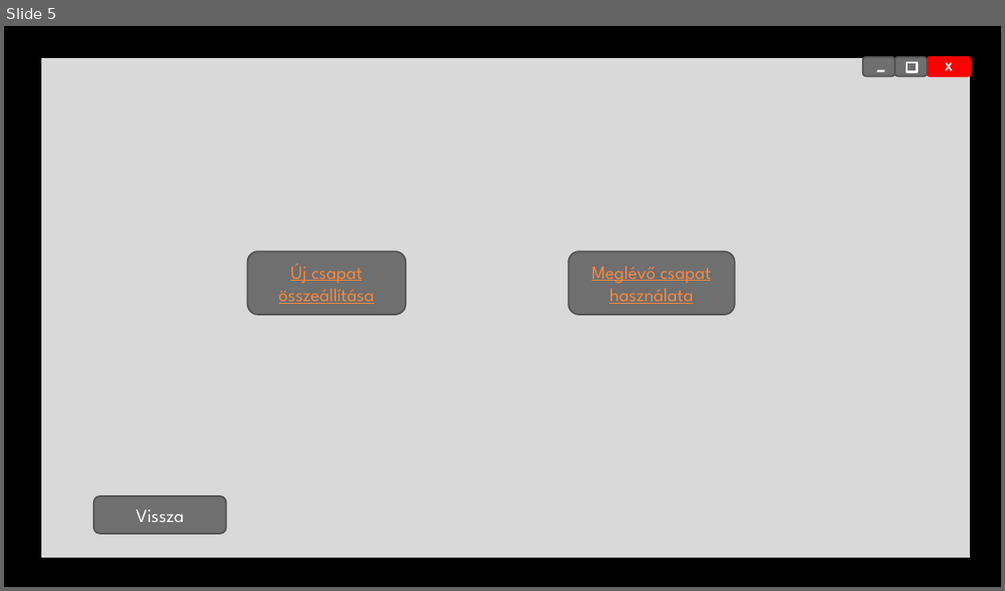
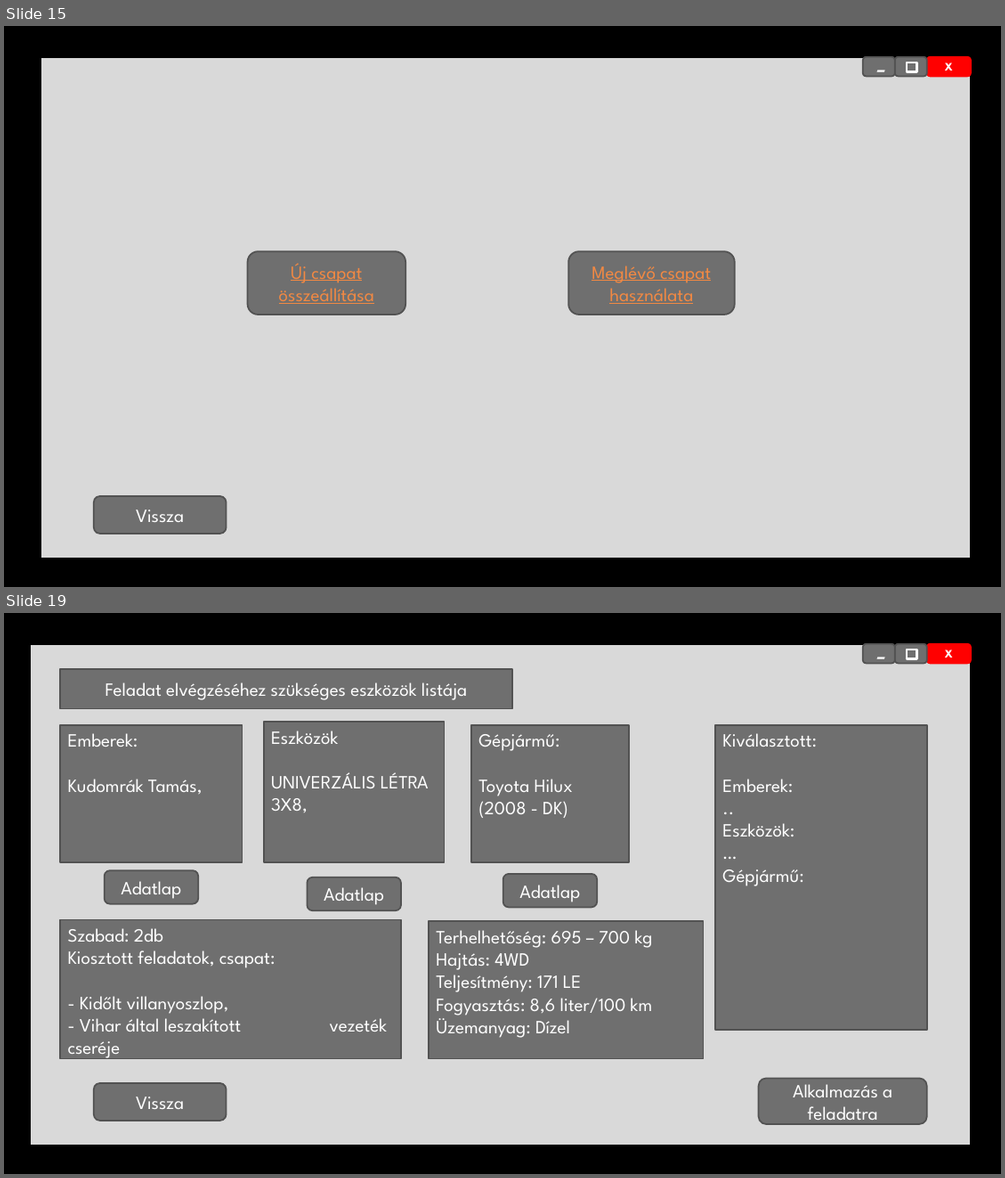
Before and after one commit to B34B77/Szakdolgozat, a slide deck: Dokumentumok/Képernyő tervek.pptx. Shown one above the other, each under a label of ours: slide 5 before the commit, slides 15 and 19 after it; the slides between them are not shown. The pictures are 1005x591 and 1005x1178 pixels, drawn with LibreOffice and Linux fonts; fonts in the diff are those of the drawing; background and template pictures are left out. Boxes give left, top, right and bottom in pixels: in the first picture for what was removed or moved away, otherwise in the second. Text is boxed around its words. In the diff, an @@ line names an element or a change of style, - is before the commit and + after.

```diff
--- a/Dokumentumok/Képernyő tervek.pptx
+++ b/Dokumentumok/Képernyő tervek.pptx
@@ slide 19 added at bbox=[4, 613, 1001, 1174], background picture (left out) @@
@@ rectangle added at bbox=[30, 643, 971, 1144], fill #D9D9D9, outline #000000 1.5 pt @@
@@ rounded rectangle added at bbox=[863, 643, 896, 663], fill #6F6F6F, outline #525252 1.5 pt, 28 pt, text #FFFFFF, italic @@
+-
@@ rounded rectangle added at bbox=[895, 643, 927, 663], fill #6F6F6F, outline #525252 1.5 pt @@
@@ rectangle added at bbox=[906, 649, 917, 659], fill #6F6F6F, outline #FFFFFF 2.25 pt @@
@@ rounded rectangle added at bbox=[927, 643, 971, 663], fill #FF0000, outline #FF0000 1.5 pt, 11 pt, text #FFFFFF, bold @@
+X
@@ rectangle added at bbox=[60, 669, 512, 709], fill #6F6F6F, outline #525252 1.5 pt, 18 pt, text #FFFFFF @@
+Feladat elvégzéséhez szükséges eszközök listája
@@ rectangle added at bbox=[60, 725, 242, 862], fill #6F6F6F, outline #525252 1.5 pt, 18 pt, text #FFFFFF @@
+Emberek:
+Kudomrák Tamás,
@@ rectangle added at bbox=[264, 722, 444, 862], fill #6F6F6F, outline #525252 1.5 pt, 18 pt, text #FFFFFF @@
+Eszközök
+UNIVERZÁLIS LÉTRA 3X8,
@@ rectangle added at bbox=[471, 725, 629, 862], fill #6F6F6F, outline #525252 1.5 pt, 18 pt, text #FFFFFF @@
+Gépjármű:
+Toyota Hilux (2008 - DK)
@@ rectangle added at bbox=[715, 725, 927, 1030], fill #6F6F6F, outline #525252 1.5 pt, 18 pt, text #FFFFFF @@
+Kiválasztott:
+Emberek:
+..
+Eszközök:
+…
+Gépjármű:
@@ rounded rectangle added at bbox=[105, 870, 198, 904], fill #6F6F6F, outline #525252 1.5 pt, 18 pt, text #FFFFFF @@
+Adatlap
@@ rounded rectangle added at bbox=[307, 877, 401, 910], fill #6F6F6F, outline #525252 1.5 pt, 18 pt, text #FFFFFF @@
+Adatlap
@@ rounded rectangle added at bbox=[502, 874, 597, 908], fill #6F6F6F, outline #525252 1.5 pt, 18 pt, text #FFFFFF @@
+Adatlap
@@ rectangle added at bbox=[60, 919, 401, 1059], fill #6F6F6F, outline #525252 1.5 pt, 18 pt, text #FFFFFF @@
+Szabad: 2db
+Kiosztott feladatok, csapat:
+- Kidőlt villanyoszlop,
+- Vihar által leszakított vezeték cseréje
@@ rectangle added at bbox=[429, 921, 704, 1059], fill #6F6F6F, outline #525252 1.5 pt, 18 pt, text #FFFFFF @@
+Terhelhetőség: 695 – 700 kg
+Hajtás: 4WD
+Teljesítmény: 171 LE
+Fogyasztás: 8,6 liter/100 km
+Üzemanyag: Dízel
@@ rounded rectangle added at bbox=[94, 1083, 226, 1121], fill #6F6F6F, outline #525252 1.5 pt, 18 pt, text #FFFFFF @@
+Vissza
@@ rounded rectangle added at bbox=[759, 1078, 927, 1124], fill #6F6F6F, outline #525252 1.5 pt, 18 pt, text #FFFFFF @@
+Alkalmazás a feladatra
@@ what was slide 5 is now slide 15 @@
```
Also in this commit, not shown: 9 slides changed, 18 other slides added, 2 slides removed.
